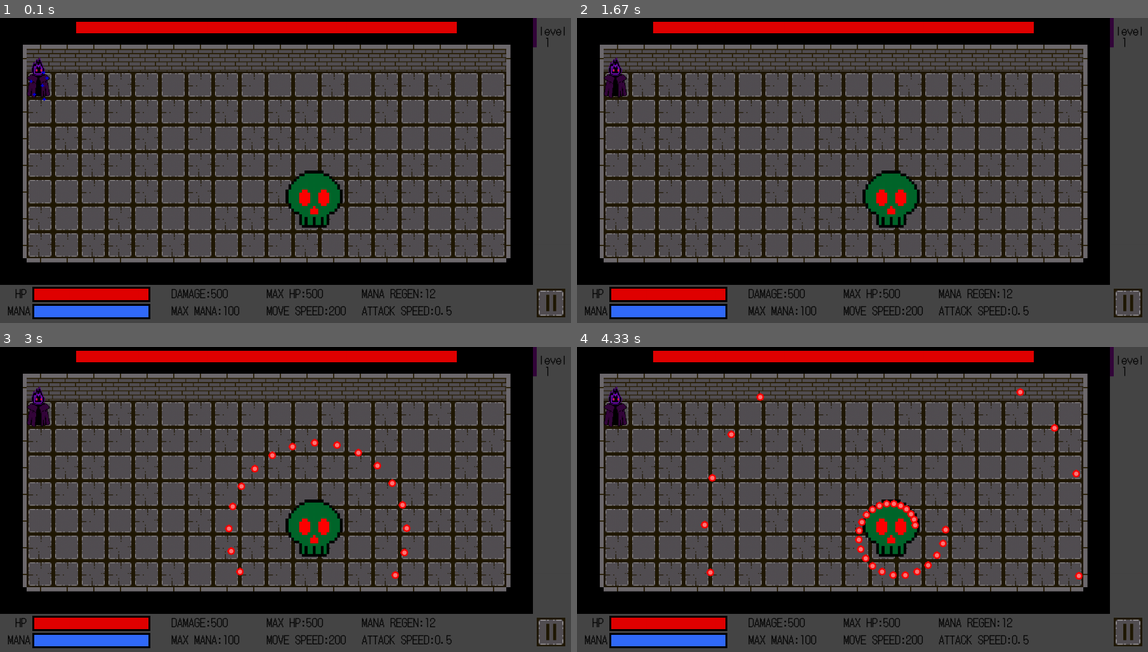
Above: before the commit, frames 1-4 (two rows, left to right).
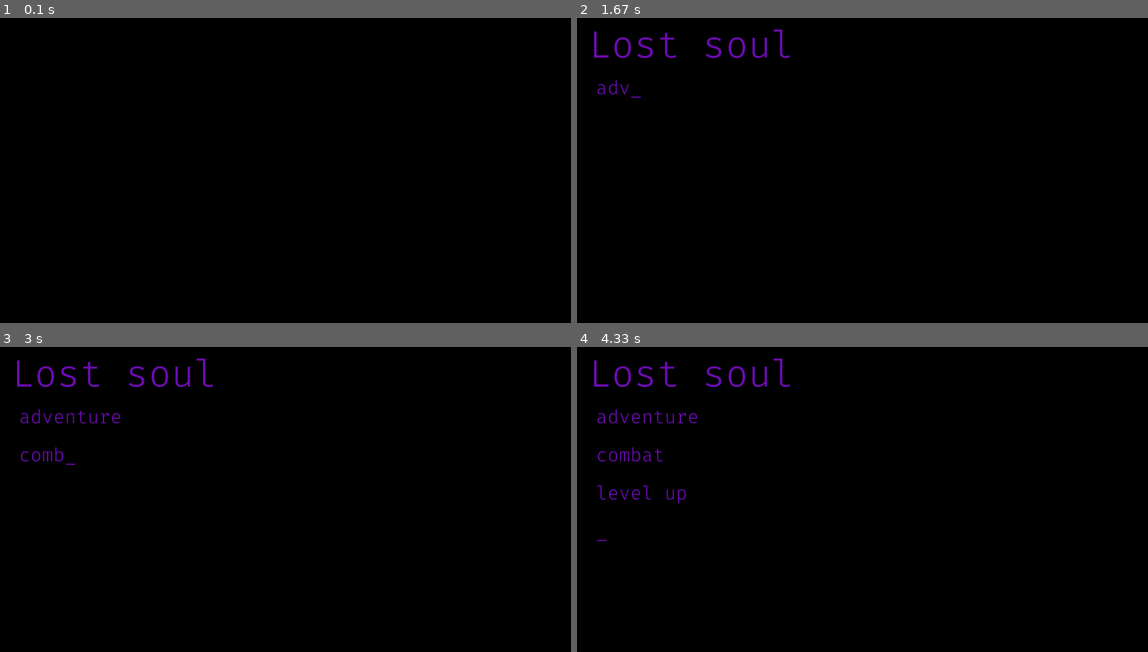
Above: after the commit, the same moments.

Repository: philogamer/pygame1
Game: pygame game, started from main.py
Same seed, same stepped clock (60 frames per second), same inputs: the game is played once before the commit and once after it.
Inputs (mouse positions are in pixels of both pictures, inside the frame that each line leads up to):
- Up to frame 1 (0.1 s): no input
- Up to frame 2 (1.67 s): click (1073, 277) at 1.38 s
- Up to frame 3 (3 s): tap Enter at 1.67 s
- Up to frame 4 (4.33 s): no input

The runs differ from the first frame. In frame 1, 80% of the frame differs, in the area x 0-100%, y 0-100%; in frame 2, 81%; in frame 3, 81%; in frame 4, 81%.

Commit message:
feat: add guide about the pause button

Diff:
--- a/function.py
+++ b/function.py
@@ -1295,7 +1295,7 @@
         write(lstat.line,lstat.font,lstat.color,lstat.x,lstat.y)
 
 def guidetotest(csto):
-    if csto.guidenumber<13:
+    if csto.guidenumber<15:
         csto.stage='test'
         csto.guidenumber+=1
     else:
--- a/information.py
+++ b/information.py
@@ -86,7 +86,7 @@
         self.targetx=self.x
         self.targety=self.y
         self.direction='right'
-        self.dmg=10*50
+        self.dmg=10#*50
         self.speed=200
         self.maxspeed=200
         self.hp=500
@@ -555,7 +555,7 @@
         self.creepspeed=50
         self.bosscount=0
         self.mapcount=0
-        self.stage='boss'
+        self.stage='start'
 
         self.player=Player()
         self.pska=Passiveskillactivate()
@@ -921,6 +921,38 @@
         },
         13:{
             'line1':{
+                'line':'There is a pause button in the right',
+                'font': chatfont,
+                'color':(111,13,181),
+                'x': 385,
+                'y': 235
+                    },
+            'line2':{
+                'line':'bottom corner.',
+                'font': chatfont,
+                'color':(111,13,181),
+                'x': 385,
+                'y': 275
+                    },
+        },
+        14:{
+            'line1':{
+                'line':'When the game is paused, you can see',
+                'font': chatfont,
+                'color':(111,13,181),
+                'x': 385,
+                'y': 235
+                    },
+            'line2':{
+                'line':'boxs which store your passive skills',
+                'font': chatfont,
+                'color':(111,13,181),
+                'x': 385,
+                'y': 275
+                    },
+        },
+        15:{
+            'line1':{
                 'line':'ready to start?, press T to play',
                 'font': chatfont,
                 'color':(111,13,181),
--- a/main.py
+++ b/main.py
@@ -108,7 +108,7 @@
 
 
 
-    dic.pauseorplay_dic.get('only')(csto,mousepos)
+    if csto.stage!='start' and csto.stage!='end': dic.pauseorplay_dic.get('only')(csto,mousepos)
 
 
 
